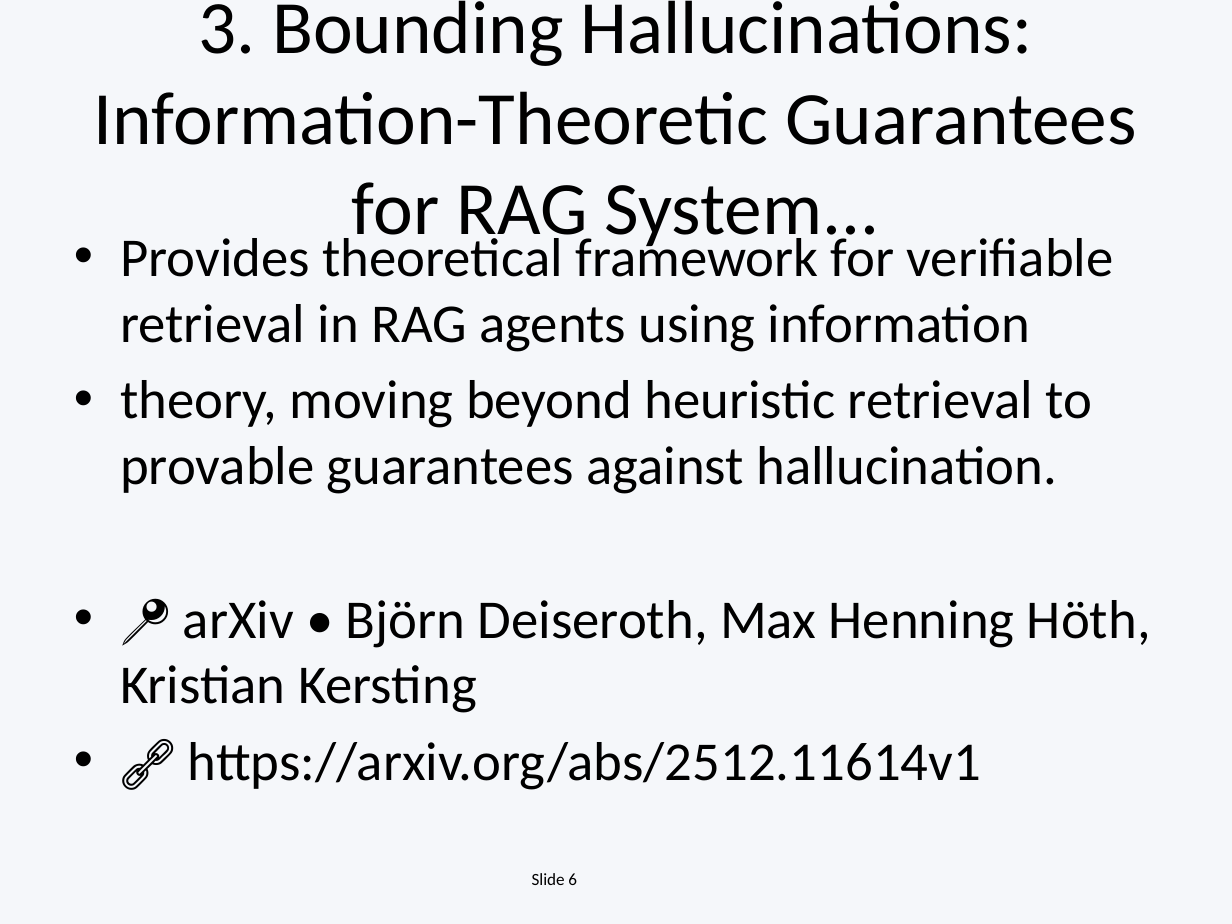
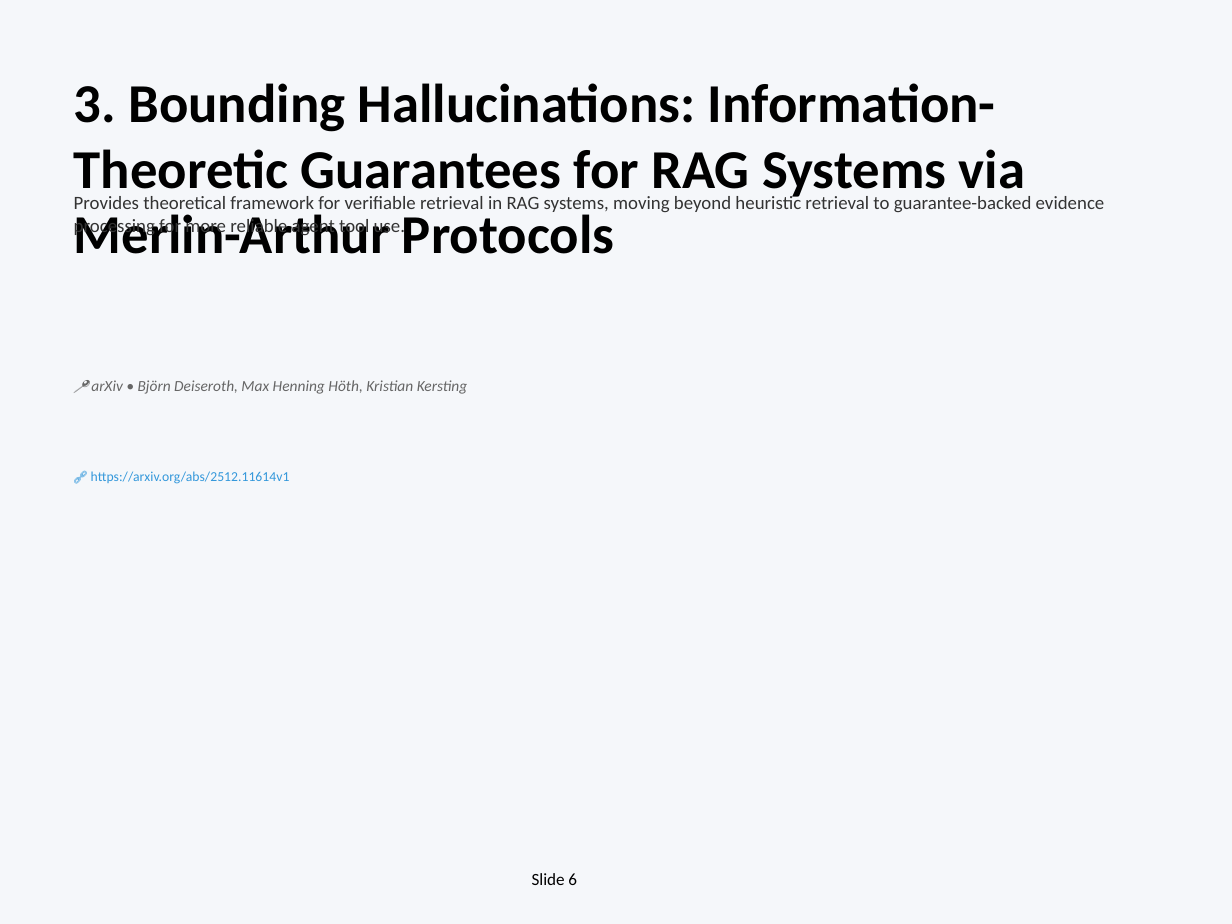
Before and after one commit to EiriniOr/ai-weekly-digest, a slide deck: slide 6 of AI_Weekly_2025-12-15.pptx. Drawn at 1232x924 pixels with LibreOffice and Linux fonts; fonts in the diff are those of the drawing. Boxes give left, top, right and bottom in pixels: in the first picture for what was removed or moved away, otherwise in the second. Text is boxed around its words. In the diff, an @@ line names an element or a change of style, - is before the commit and + after.

```diff
--- a/AI_Weekly_2025-12-15.pptx
+++ b/AI_Weekly_2025-12-15.pptx
@@ text "3. Bounding Hallucinations: Information-Theoretic Guarantees ..." at <box>74,83,1025,254</box>: vertical alignment middle to top @@
@@ text at <box>74,83,1025,254</box>: text changed; size 44 to 32 pt; bold on @@
-3. Bounding Hallucinations: Information-Theoretic Guarantees for RAG System...
+3. Bounding Hallucinations: Information-Theoretic Guarantees for RAG Systems via Merlin-Arthur Protocols
@@ text added at <box>74,194,1105,237</box>, 11 pt, text #333333 @@
+Provides theoretical framework for verifiable retrieval in RAG systems, moving beyond heuristic retrieval to guarantee-backed evidence processing for more reliable agent tool use.
@@ text removed at <box>120,230,1151,790</box> @@
-• Provides theoretical framework for verifiable retrieval in RAG agents using information
-• theory, moving beyond heuristic retrieval to provable guarantees against hallucination.
-• 📍 arXiv • Björn Deiseroth, Max Henning Höth, Kristian Kersting
-• 🔗 https://arxiv.org/abs/2512.11614v1
@@ text added at <box>91,380,468,394</box>, 9 pt, text #666666, italic @@
+📍 arXiv • Björn Deiseroth, Max Henning Höth, Kristian Kersting
@@ text added at <box>91,471,290,484</box>, 8 pt, text #3498DB @@
+🔗 https://arxiv.org/abs/2512.11614v1
```
Also in this commit, not shown: 15 other slides changed, 3 slides added, 8 slides removed, 1 other file.
